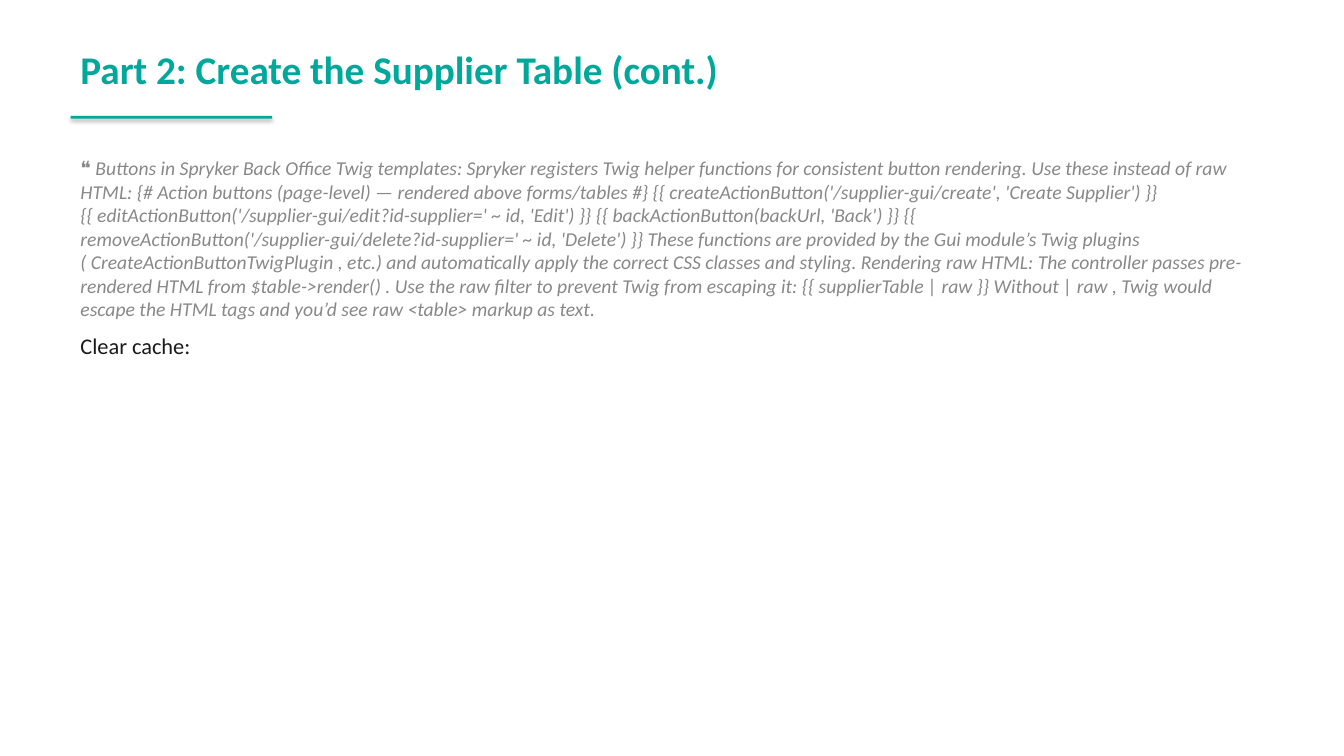
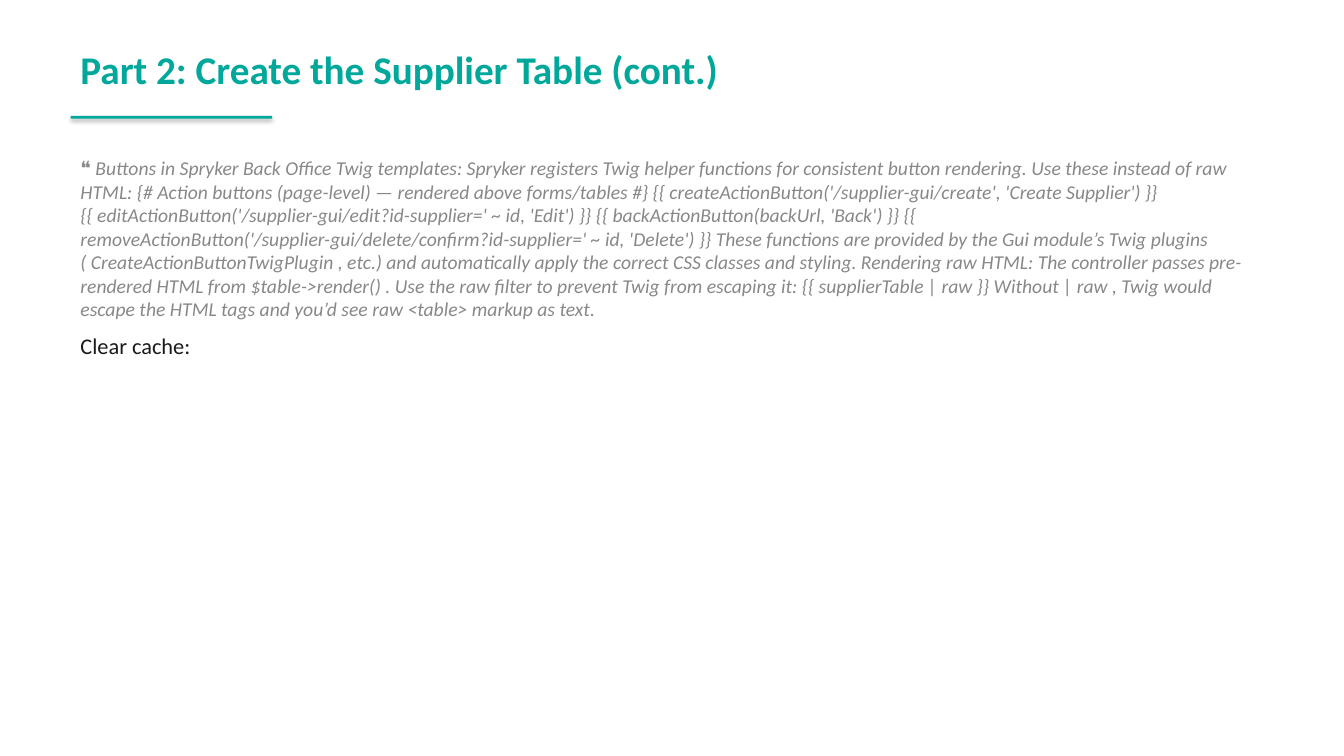
Before and after one commit to spryker-academy/instructor-exercises, a slide deck: slide 46 of guides-pptx/spryker-academy-professional.pptx. Drawn at 1344x756 pixels with LibreOffice and Linux fonts; fonts in the diff are those of the drawing. Boxes give left, top, right and bottom in pixels: in the first picture for what was removed or moved away, otherwise in the second. Text is boxed around its words. In the diff, an @@ line names an element or a change of style, - is before the commit and + after.

```diff
--- a/guides-pptx/spryker-academy-professional.pptx
+++ b/guides-pptx/spryker-academy-professional.pptx
@@ text at (x1=80, y1=161, x2=1241, y2=319): text changed @@
-❝ Buttons in Spryker Back Office Twig templates: Spryker registers Twig helper functions for consistent button rendering. Use these instead of raw HTML: {# Action buttons (page-level) — rendered above forms/tables #} {{ createActionButton('/supplier-gui/create', 'Create Supplier') }} {{ editActionButton('/supplier-gui/edit?id-supplier=' ~ id, 'Edit') }} {{ backActionButton(backUrl, 'Back') }} {{ removeActionButton('/supplier-gui/delete?id-supplier=' ~ id, 'Delete') }} These functions are provided by the Gui module’s Twig plugins ( CreateActionButtonTwigPlugin , etc.) and automatically apply the correct CSS classes and styling. Rendering raw HTML: The controller passes pre-rendered HTML from $table->render() . Use the raw filter to prevent Twig from escaping it: {{ supplierTable | raw }} Without | raw , Twig would escape the HTML tags and you’d see raw <table> markup as text.
+❝ Buttons in Spryker Back Office Twig templates: Spryker registers Twig helper functions for consistent button rendering. Use these instead of raw HTML: {# Action buttons (page-level) — rendered above forms/tables #} {{ createActionButton('/supplier-gui/create', 'Create Supplier') }} {{ editActionButton('/supplier-gui/edit?id-supplier=' ~ id, 'Edit') }} {{ backActionButton(backUrl, 'Back') }} {{ removeActionButton('/supplier-gui/delete/confirm?id-supplier=' ~ id, 'Delete') }} These functions are provided by the Gui module’s Twig plugins ( CreateActionButtonTwigPlugin , etc.) and automatically apply the correct CSS classes and styling. Rendering raw HTML: The controller passes pre-rendered HTML from $table->render() . Use the raw filter to prevent Twig from escaping it: {{ supplierTable | raw }} Without | raw , Twig would escape the HTML tags and you’d see raw <table> markup as text.
```
Also in this commit, not shown: 8 other slides changed, 1 slide added, 2 other files.
